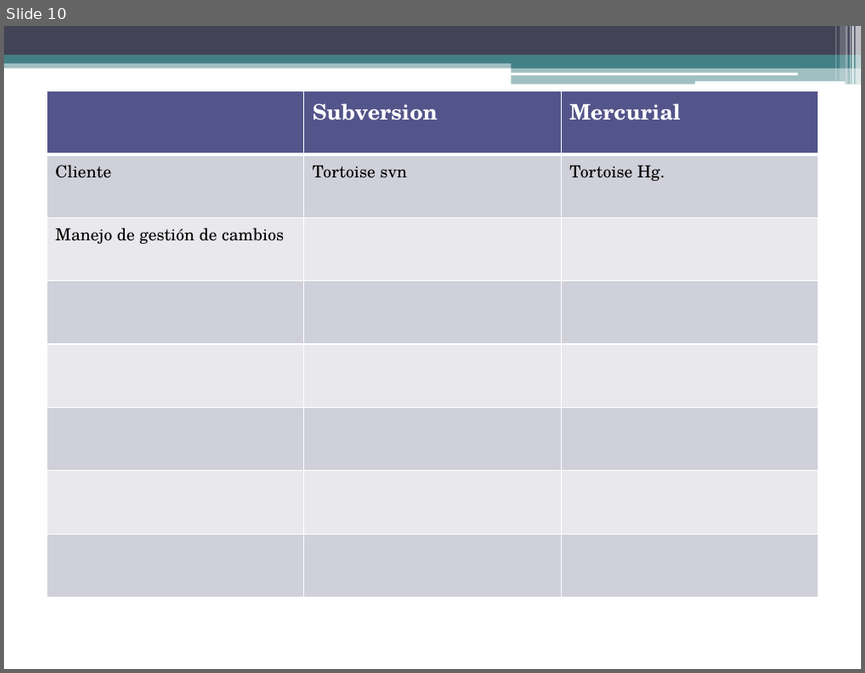
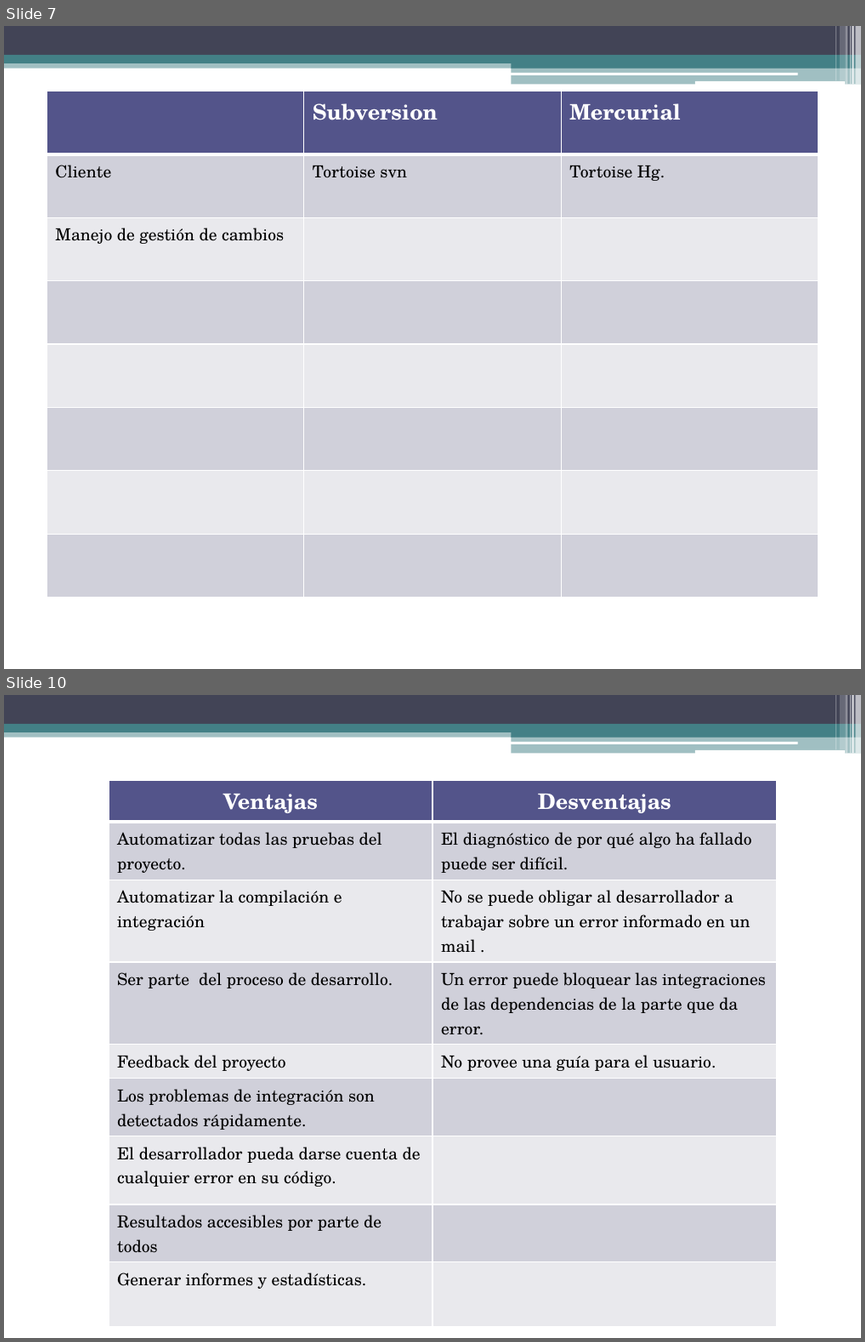
Before and after one commit to gabrielgag89/ing-sw-2012, a slide deck: Gestion de Configuracion.pptx. Shown one above the other, each under a label of ours: slide 10 before the commit, slides 7 and 10 after it; the slides between them are not shown. The pictures are 865x673 and 865x1342 pixels, drawn with LibreOffice and Linux fonts; fonts in the diff are those of the drawing. Boxes give left, top, right and bottom in pixels: in the first picture for what was removed or moved away, otherwise in the second. Text is boxed around its words. In the diff, an @@ line names an element or a change of style, - is before the commit and + after.

```diff
--- a/Gestion de Configuracion.pptx
+++ b/Gestion de Configuracion.pptx
@@ slide 10 added at box(4, 695, 861, 1338), background #FFFFFF; not listed: 13 template elements that a slide beside it also shows @@
@@ table added at box(109, 780, 777, 1292), 9 rows, 2 columns @@
+Ventajas | Desventajas
+Automatizar todas las pruebas del proyecto. | El diagnóstico de por qué algo ha fallado puede ser difícil.
+Automatizar la compilación e integración | No se puede obligar al desarrollador a trabajar sobre un error informado en un mail .
+Ser parte del proceso de desarrollo. | Un error puede bloquear las integraciones de las dependencias de la parte que da error.
+Feedback del proyecto | No provee una guía para el usuario.
+Los problemas de integración son detectados rápidamente. | 
+El desarrollador pueda darse cuenta de cualquier error en su código. | 
+Resultados accesibles por parte de todos | 
+Generar informes y estadísticas. | 
@@ what was slide 10 is now slide 7 @@
```
Also in this commit, not shown: 3 other slides added, 4 slides removed, 1 other file.
